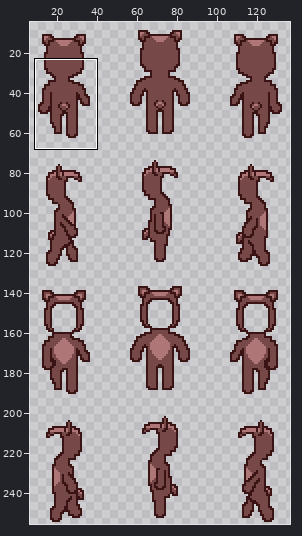
Two states of a sprite sheet, bleu-doodles-master/bleu-doodles-master/clothing/complete outfit/brown bear costume.png. The picture above shows the old version from afar; the outline marks the close-up.
Close-up. Before the commit:
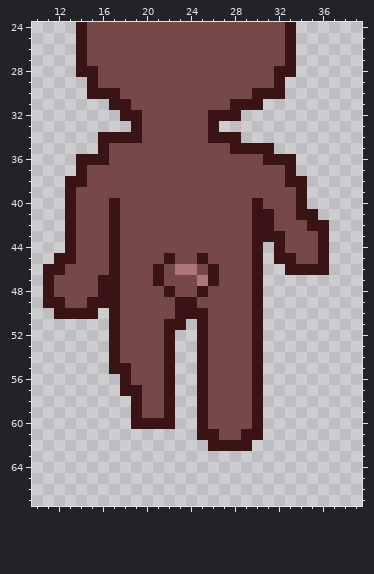
The file is 144x256 pixels. Shown: x 10..39, y 24..67. The wide view leaves out empty margins. The commit also changed other parts of the picture, which this record leaves out.
After:
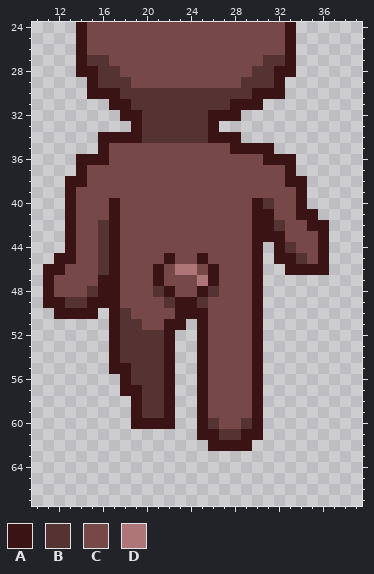
Palette (. is transparent): A #3a1414  B #553333  C #764848  D #ae7676
The edit:
{"y":27,"x":15,"old":"CC","new":"BB"}
{"y":27,"x":31,"old":"CC","new":"BB"}
{"y":28,"x":16,"old":"CC","new":"BB"}
{"y":28,"x":30,"old":"CC","new":"BB"}
{"y":29,"x":16,"old":"CCC","new":"BBB"}
{"y":29,"x":29,"old":"CCC","new":"BBB"}
{"y":30,"x":18,"old":"CCCCCCCCCCCC","new":"BBBBBBBBBBBB"}
{"y":31,"x":19,"old":"CCCCCCCCC","new":"BBBBBBBBB"}
{"y":32,"x":20,"old":"CCCCCC","new":"BBBBBB"}
{"y":33,"x":20,"old":"CCCCCC","new":"BBBBBB"}
{"y":34,"x":20,"old":"CCCCCC","new":"BBBBBB"}
{"y":40,"x":31,"old":"C","new":"B"}
{"y":42,"x":16,"old":"C","new":"B"}
{"y":42,"x":32,"old":"C","new":"B"}
{"y":43,"x":16,"old":"C","new":"B"}
{"y":44,"x":16,"old":"C","new":"B"}
{"y":44,"x":33,"old":"C","new":"B"}
{"y":45,"x":16,"old":"C","new":"B"}
{"y":45,"x":34,"old":"C","new":"B"}
{"y":46,"x":16,"old":"C","new":"B"}
{"y":48,"x":15,"old":"C","new":"B"}
{"y":48,"x":21,"old":"C","new":"B"}
{"y":48,"x":26,"old":"C","new":"B"}
{"y":49,"x":13,"old":"CC","new":"BB"}
{"y":49,"x":22,"old":"C","new":"B"}
{"y":49,"x":25,"old":"C","new":"B"}
{"y":50,"x":18,"old":"C","new":"B"}
{"y":51,"x":18,"old":"CC","new":"BB"}
{"y":52,"x":18,"old":"CCCC","new":"BBBB"}
{"y":53,"x":18,"old":"CCCC","new":"BBBB"}
{"y":54,"x":18,"old":"CCCC","new":"BBBB"}
{"y":55,"x":19,"old":"CCC","new":"BBB"}
{"y":56,"x":19,"old":"CCC","new":"BBB"}
{"y":57,"x":20,"old":"CC","new":"BB"}
{"y":58,"x":20,"old":"CC","new":"BB"}
{"y":59,"x":20,"old":"CC","new":"BB"}
{"y":60,"x":26,"old":"C","new":"B"}
{"y":60,"x":29,"old":"C","new":"B"}
{"y":61,"x":27,"old":"CC","new":"BB"}
{"label":"changed","picture_box":[87,55,285,143]}
{"label":"changed","picture_box":[263,198,307,264]}
{"label":"changed","picture_box":[65,220,219,418]}
{"label":"changed","picture_box":[208,418,252,440]}
